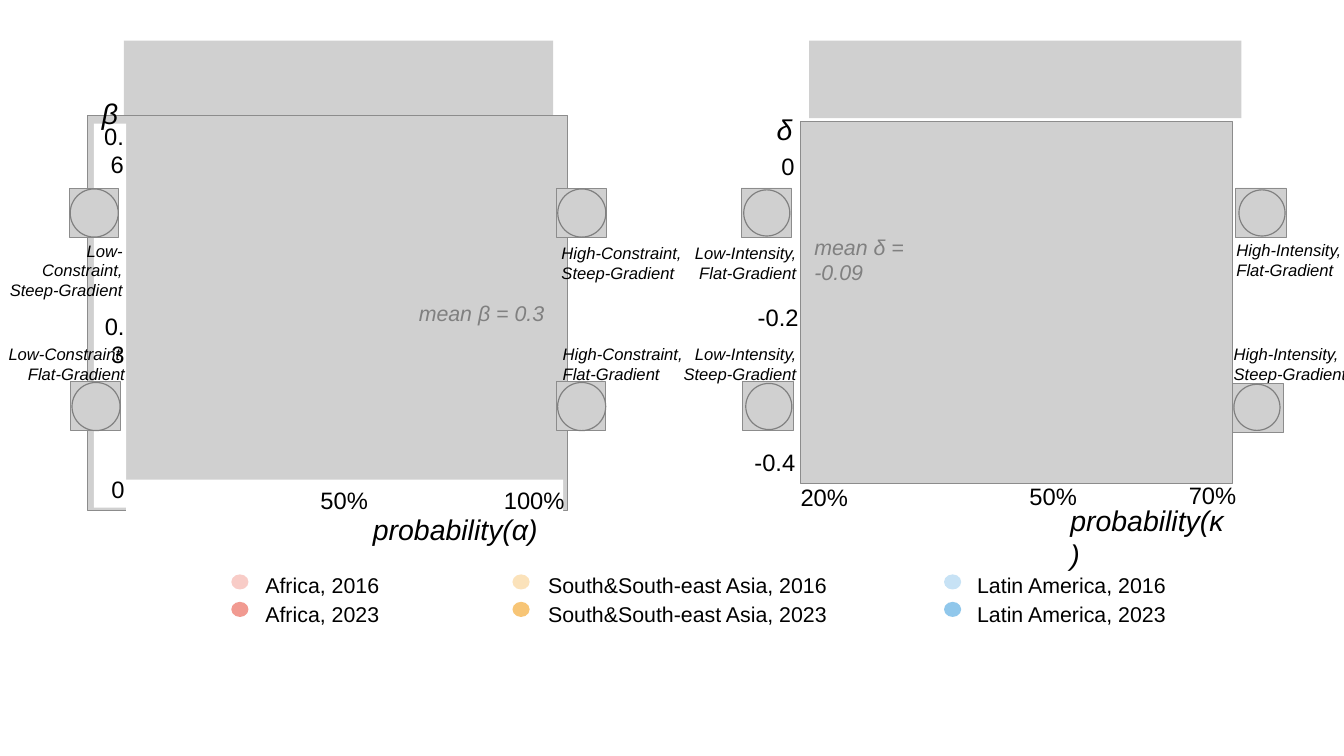
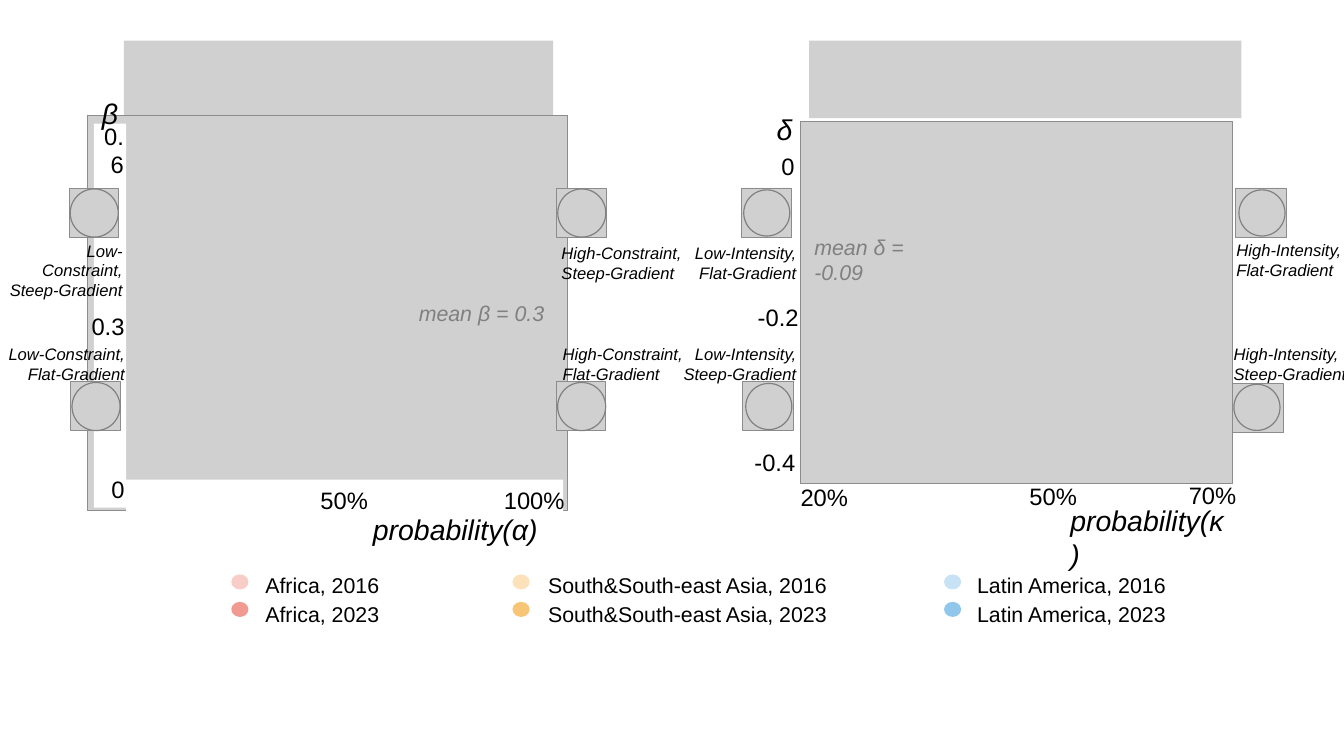
Before and after one commit to liang-jia-qi/Urban_Growth_Codes, a slide deck: slide 7 of Presentations/Graphs/Parameters Scatter.pptx (slide 4 before the commit). Drawn at 1344x756 pixels with LibreOffice and Linux fonts; fonts in the diff are those of the drawing; grey boxes stand for pictures. Boxes give left, top, right and bottom in pixels: in the first picture for what was removed or moved away, otherwise in the second. Text is boxed around its words. In the diff, an @@ line names an element or a change of style, - is before the commit and + after.

```diff
--- a/Presentations/Graphs/Parameters Scatter.pptx
+++ b/Presentations/Graphs/Parameters Scatter.pptx
@@ text "0.3" rewrapped from (105,318,125,363) to (92,316,125,340) @@
```
Also in this commit, not shown: 6 other slides changed, 4 slides added, 4 other files.
